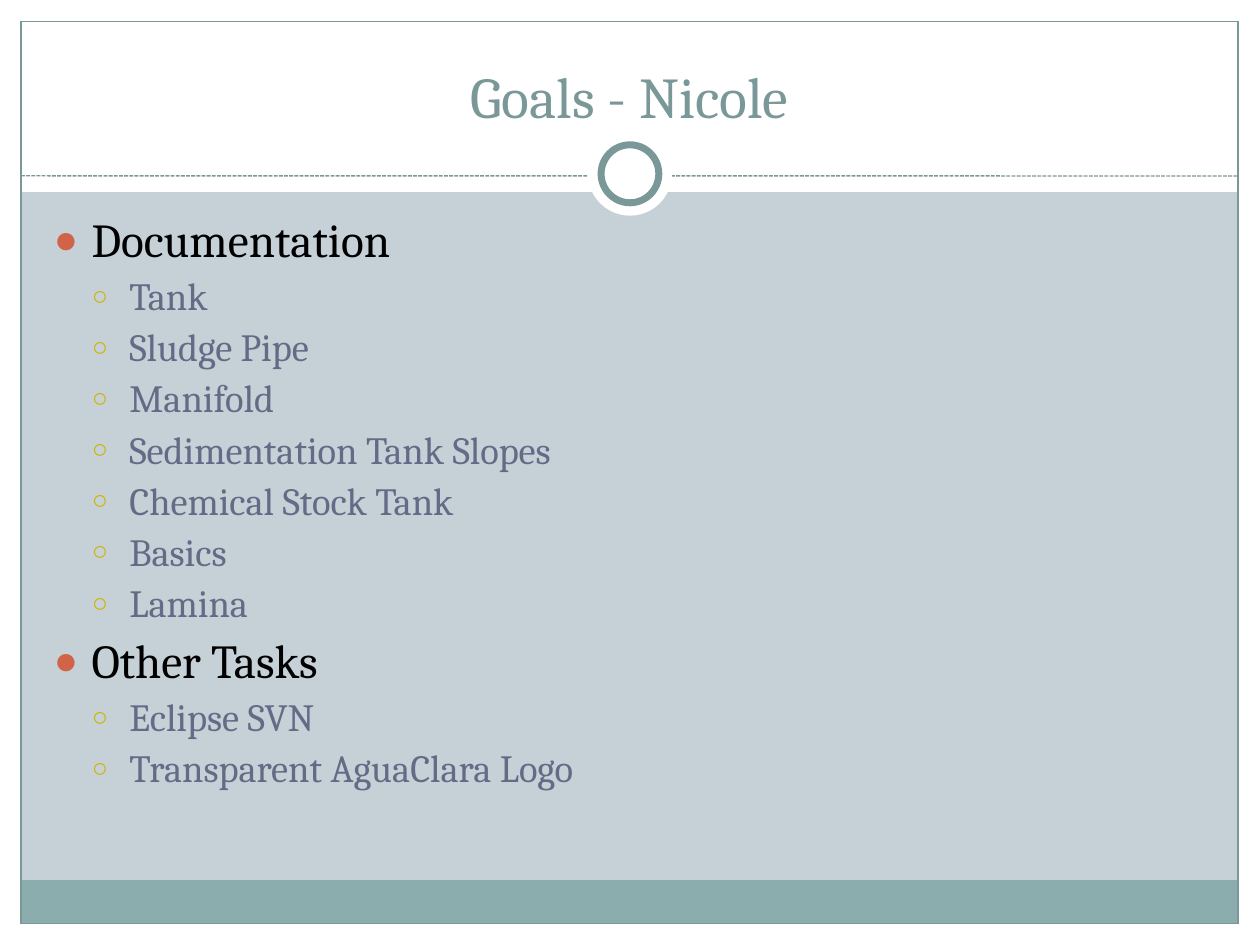
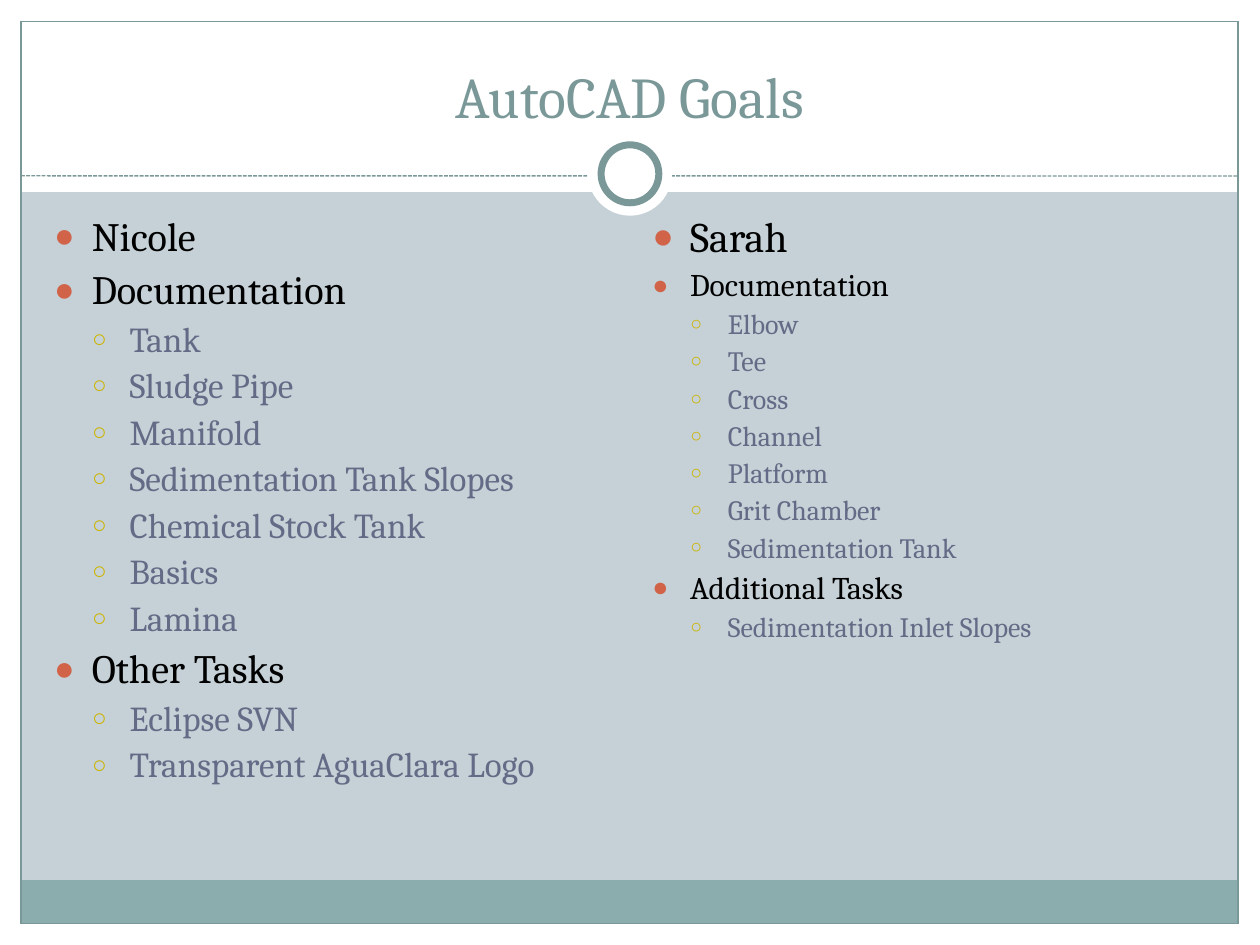
Before and after one commit to AguaClara/mathcad, a slide deck: slide 3 of Automated Design/AutoCAD Help (Documentation)/Automated Design.ppt (slide 2 before the commit). Drawn at 1260x945 pixels with LibreOffice and Linux fonts; fonts in the diff are those of the drawing. Boxes give left, top, right and bottom in pixels: in the first picture for what was removed or moved away, otherwise in the second. Text is boxed around its words. In the diff, an @@ line names an element or a change of style, - is before the commit and + after.

```diff
--- a/Automated Design/AutoCAD Help (Documentation)/Automated Design.ppt
+++ b/Automated Design/AutoCAD Help (Documentation)/Automated Design.ppt
@@ title at <box>455,78,804,119</box>: text changed @@
-Goals - Nicole
+AutoCAD Goals
@@ text at <box>92,223,196,252</box>: paragraph added @@
+● Nicole
@@ text added at <box>690,223,1031,643</box>, 16 pt, text #646B86 @@
+● Sarah
+● Documentation
+  ○ Elbow
+  ○ Tee
+  ○ Cross
+  ○ Channel
+  ○ Platform
+  ○ Grit Chamber
+  ○ Sedimentation Tank
+● Additional Tasks
+  ○ Sedimentation Inlet Slopes
@@ text at <box>92,277,534,785</box>: size 27 to 23 pt in "Documentation", "Other Tasks"; size 22 to 20 pt in "Tank", "Sludge Pipe", "Manifold", "Sedimentation Tank Slopes" and 5 more places; less space between paragraphs @@
```
Also in this commit, not shown: 1 other slide changed, 23 slides added, 1 other file.
